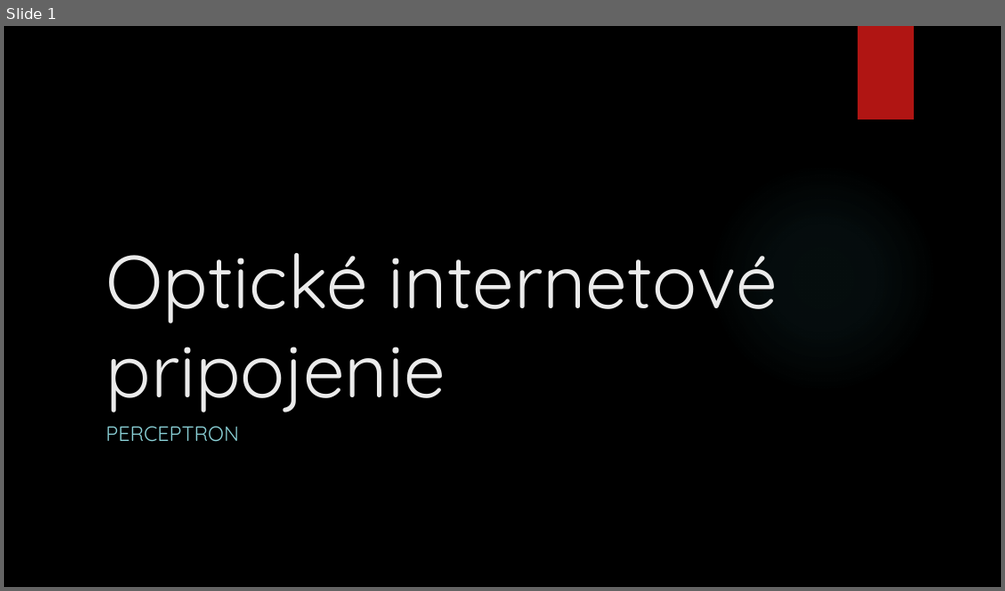
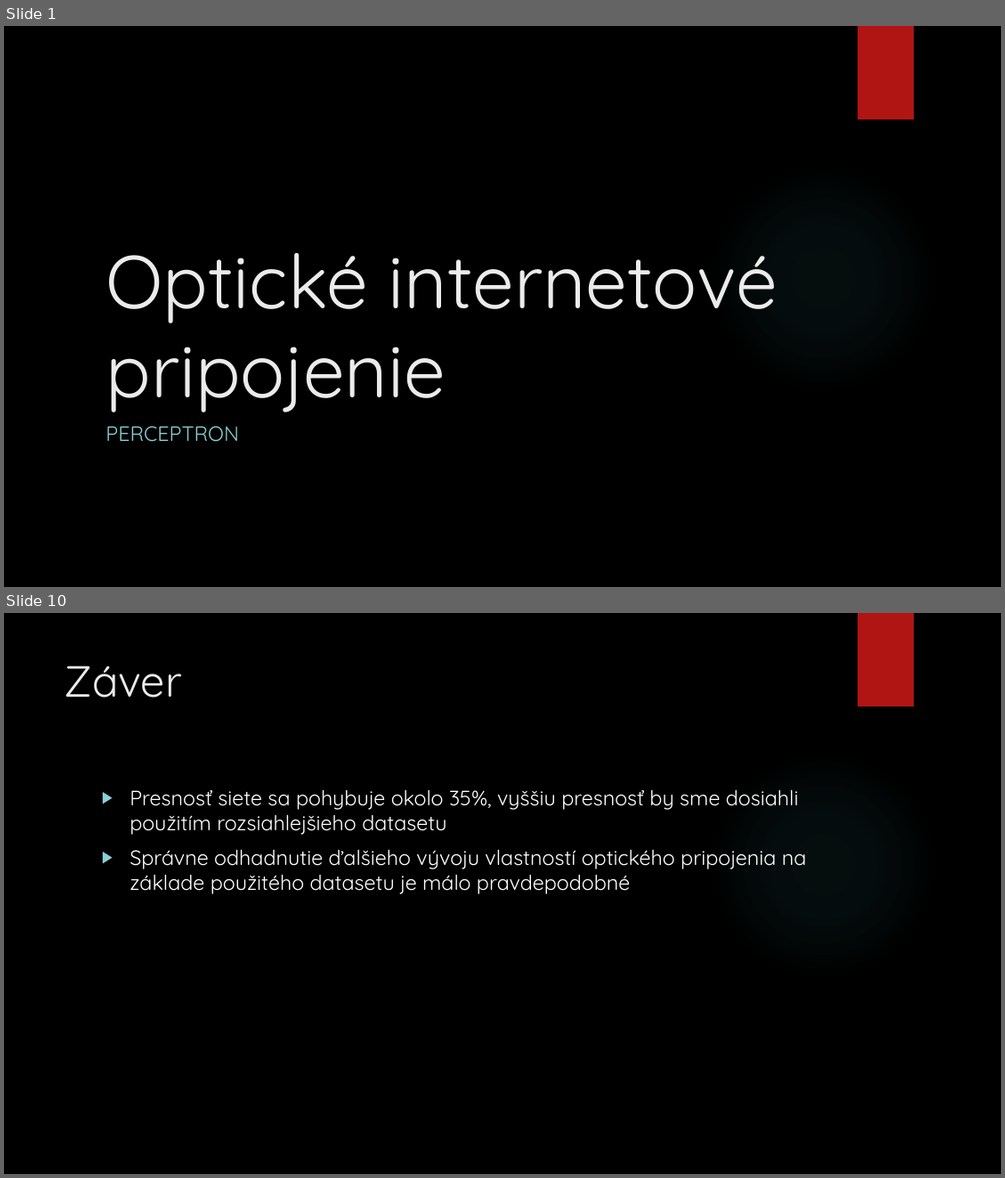
Before and after one commit to georgeob/Centes_NS2020, a slide deck: projekt_Centes.pptx. Shown one above the other, each under a label of ours: slide 1 before the commit, slides 1 and 10 after it; the slides between them are not shown. The pictures are 1005x591 and 1005x1178 pixels, drawn with LibreOffice and Linux fonts; fonts in the diff are those of the drawing; background and template pictures are left out. Boxes give left, top, right and bottom in pixels: in the first picture for what was removed or moved away, otherwise in the second. Text is boxed around its words. In the diff, an @@ line names an element or a change of style, - is before the commit and + after.

```diff
--- a/projekt_Centes.pptx
+++ b/projekt_Centes.pptx
@@ slide 10 added at <box>4,613,1001,1174</box>, background picture (left out); not listed: 2 template elements that a slide beside it also shows @@
@@ title added at <box>65,666,182,698</box>, 42 pt, text #EBEBEB @@
+Záver
@@ text added at <box>129,789,807,894</box>, 20 pt, text #FFFFFF @@
+▶ Presnosť siete sa pohybuje okolo 35%, vyššiu presnosť by sme dosiahli použitím rozsiahlejšieho datasetu
+▶ Správne odhadnutie ďalšieho vývoju vlastností optického pripojenia na základe použitého datasetu je málo pravdepodobné
```
Also in this commit, not shown: 4 slides changed, 5 other slides added, 2 slides removed.
